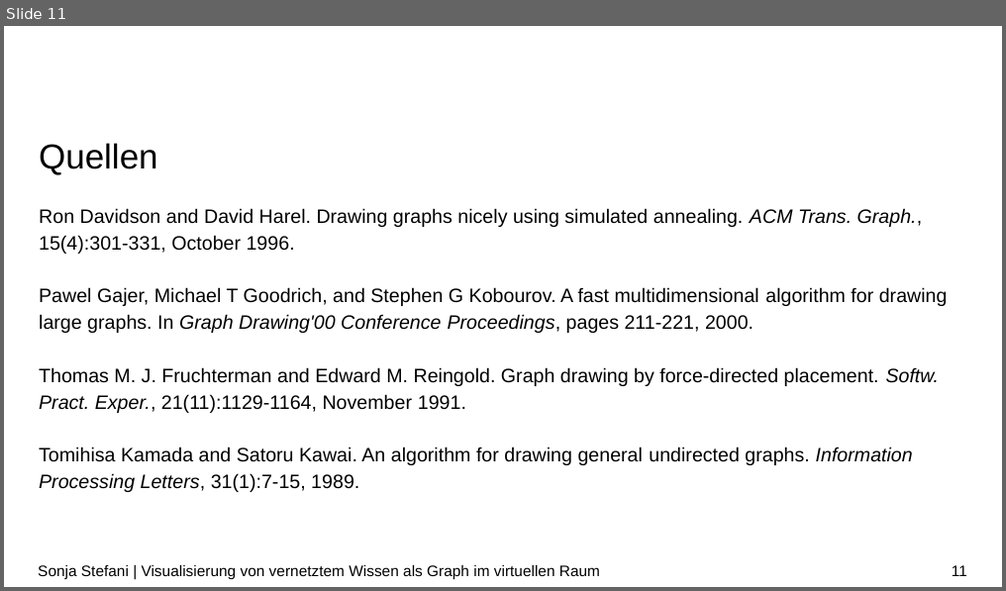
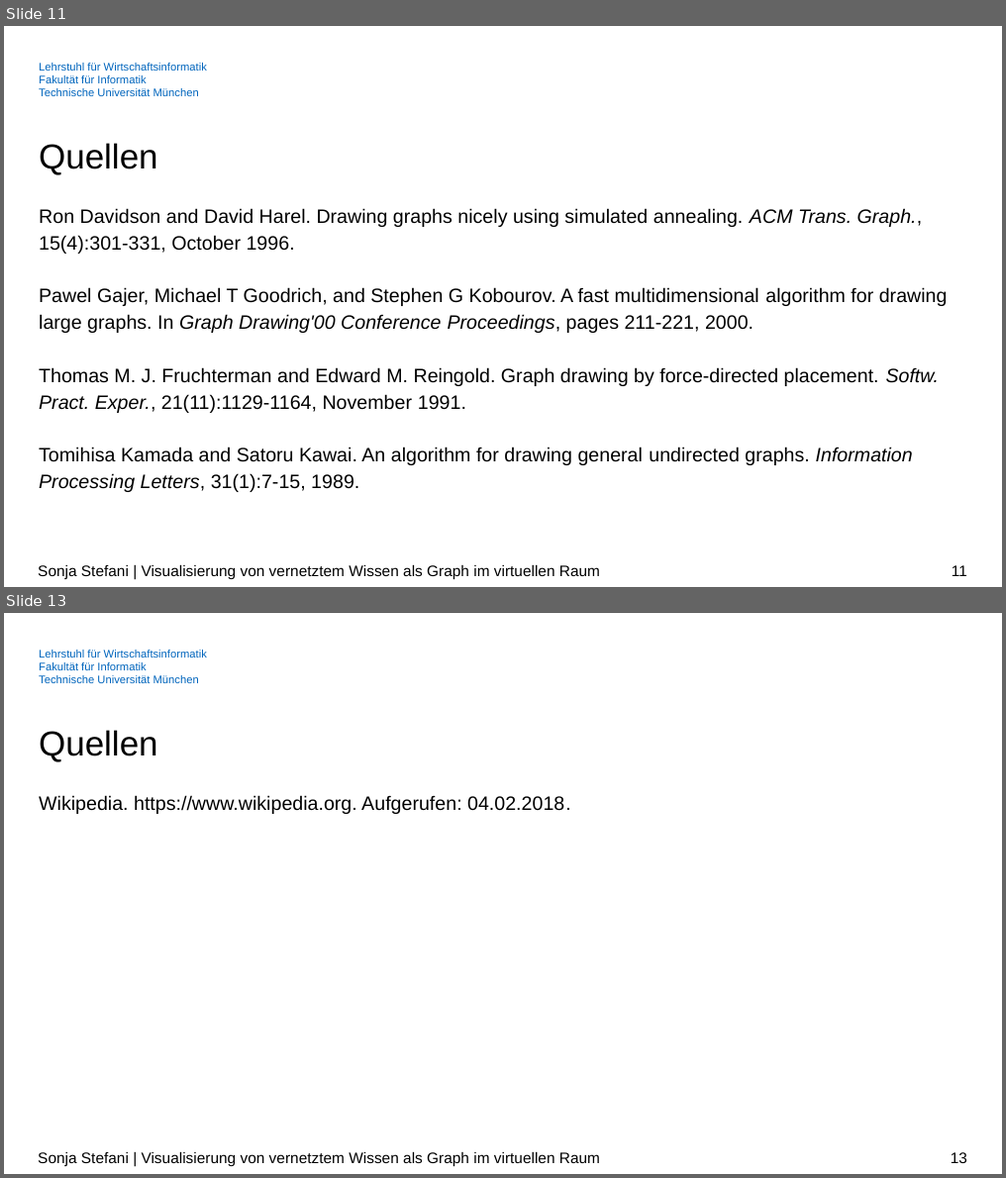
Before and after one commit to SonjaSt/knowledge-visualization-vr, a slide deck: Dokumente/Zwischenpraesentation_BA.pptx. Shown one above the other, each under a label of ours: slide 11 before the commit, slides 11 and 13 after it; the slides between them are not shown. The pictures are 1006x591 and 1006x1178 pixels, drawn with LibreOffice and Linux fonts; fonts in the diff are those of the drawing; background and template pictures are left out. Boxes give left, top, right and bottom in pixels: in the first picture for what was removed or moved away, otherwise in the second. Text is boxed around its words. In the diff, an @@ line names an element or a change of style, - is before the commit and + after.

```diff
--- a/Dokumente/Zwischenpraesentation_BA.pptx
+++ b/Dokumente/Zwischenpraesentation_BA.pptx
@@ slide 13 added at box(4, 613, 1002, 1174), background #FFFFFF; not listed: 1 template element that a slide beside it also shows @@
@@ title added at box(39, 730, 158, 762), 25 pt, text #000000 @@
+Quellen
@@ text added at box(39, 795, 571, 814), 14 pt, text #000000 @@
+Wikipedia. https://www.wikipedia.org. Aufgerufen: 04.02.2018.
@@ text added at box(38, 1153, 600, 1167), 11 pt, text #000000 @@
+Sonja Stefani | Visualisierung von vernetztem Wissen als Graph im virtuellen Raum
@@ page number added at box(950, 1153, 967, 1163), 11 pt, text #000000 @@
+13
@@ slide 11 changed as well @@
@@ text added at box(39, 63, 207, 96), 8 pt, text #0065BD @@
+Lehrstuhl für Wirtschaftsinformatik
+Fakultät für Informatik
+Technische Universität München
```
Also in this commit, not shown: 10 other slides changed, 7 other slides added, 30 other files.
